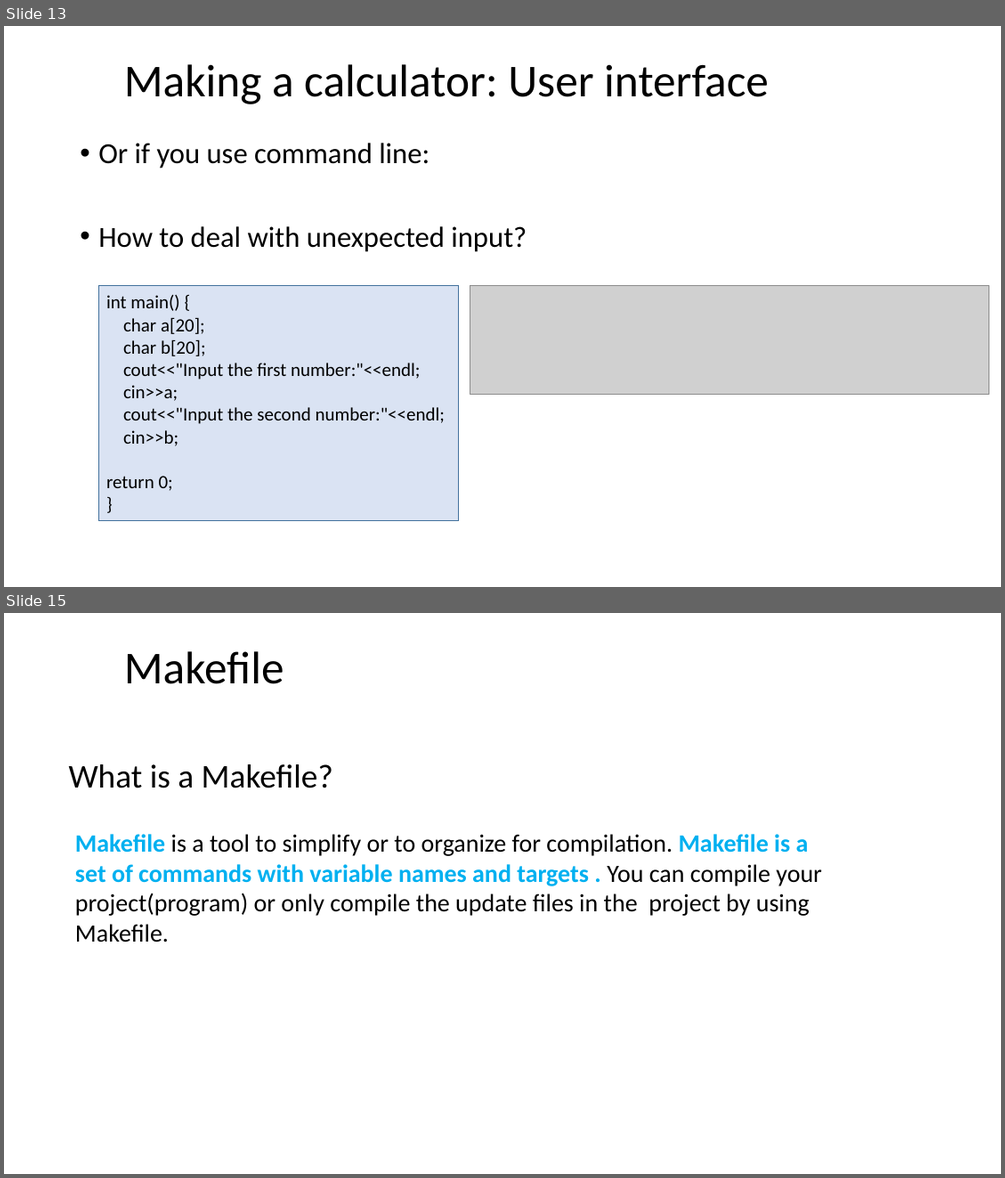
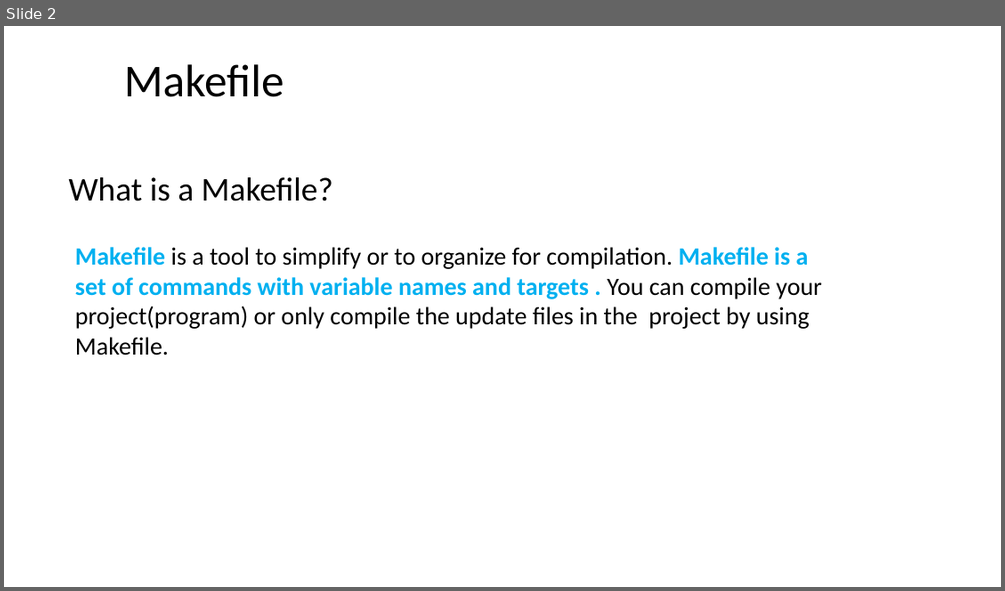
Before and after one commit to ShiqiYu/CPP, a slide deck: week03/Lab03.pptx. Shown one above the other, each under a label of ours: slides 13 and 15 before the commit, slide 2 after it; the slides between them are not shown. The pictures are 1005x1178 and 1005x591 pixels, drawn with LibreOffice and Linux fonts; fonts in the diff are those of the drawing; grey boxes stand for pictures; background and template pictures are left out. Boxes give left, top, right and bottom in pixels: in the first picture for what was removed or moved away, otherwise in the second. Text is boxed around its words. In the diff, an @@ line names an element or a change of style, - is before the commit and + after.

```diff
--- a/week03/Lab03.pptx
+++ b/week03/Lab03.pptx
@@ slide 13 removed at bbox=[4, 26, 1001, 587], background #FFFFFF @@
@@ title removed at bbox=[124, 64, 769, 104] @@
-Making a calculator: User interface
@@ text removed at bbox=[98, 143, 526, 252] @@
-• Or if you use command line:
-• How to deal with unexpected input?
@@ rectangle removed at bbox=[99, 286, 458, 521] @@
@@ picture removed at bbox=[469, 286, 989, 394] @@
@@ text removed at bbox=[106, 295, 445, 491] @@
-int main() {
-char a[20];
-char b[20];
-cout<<"Input the first number:"<<endl;
-cin>>a;
-cout<<"Input the second number:"<<endl;
-cin>>b;
-return 0;
-}
@@ what was slide 15 is now slide 2 @@
```
Also in this commit, not shown: 1 slide changed, 14 other slides removed, 2 other files.
